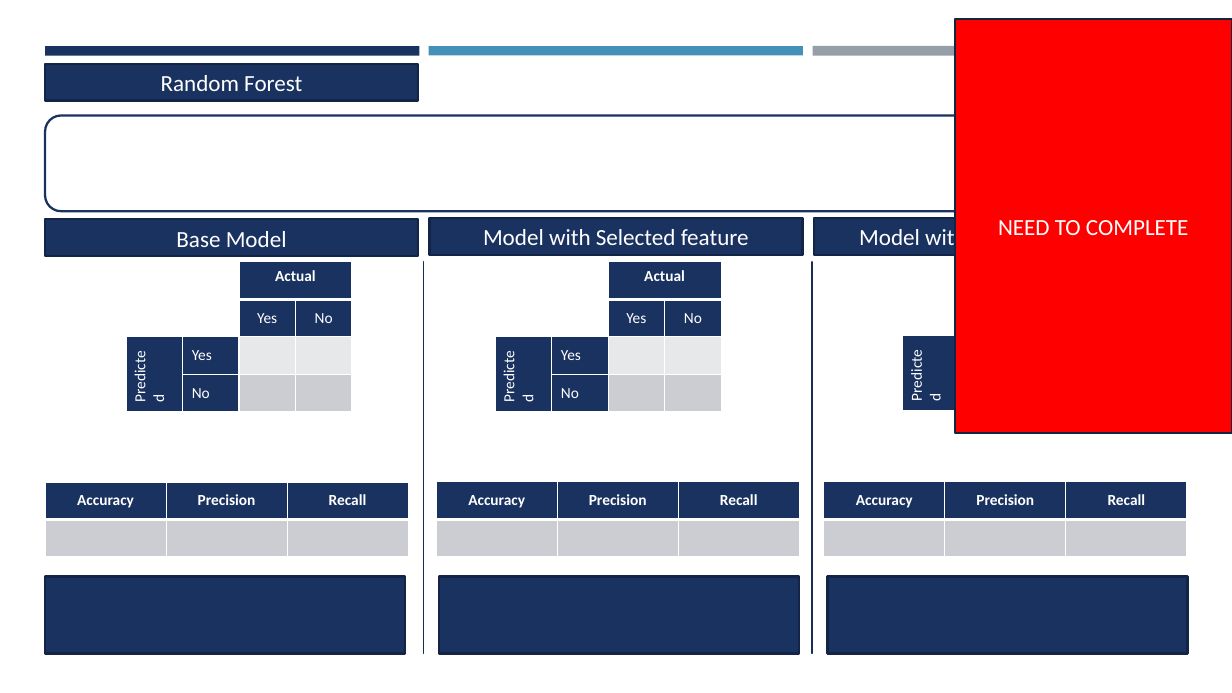
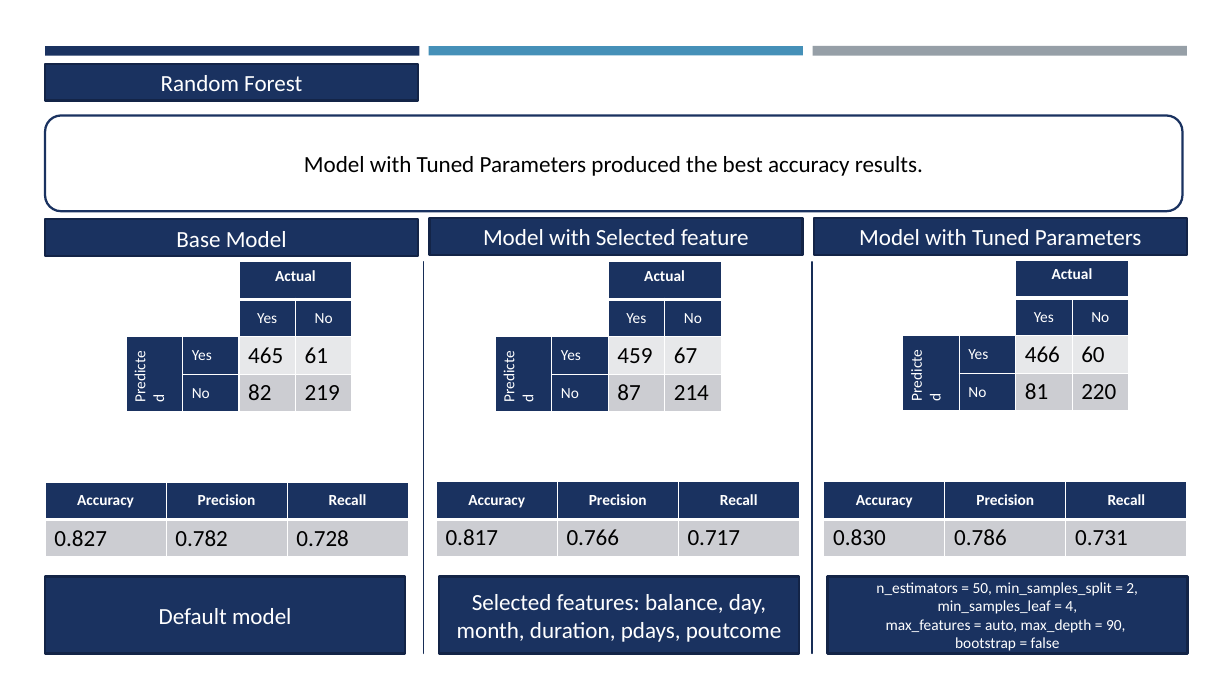
Before and after one commit to ManagementEngineer/sd4001-project, a slide deck: slide 9 of Maths-sd4001Project.pptx. Drawn at 1232x693 pixels with LibreOffice and Linux fonts; fonts in the diff are those of the drawing. Boxes give left, top, right and bottom in pixels: in the first picture for what was removed or moved away, otherwise in the second. Text is boxed around its words. In the diff, an @@ line names an element or a change of style, - is before the commit and + after.

```diff
--- a/Maths-sd4001Project.pptx
+++ b/Maths-sd4001Project.pptx
@@ rectangle removed at [955,18,1232,433] @@
-NEED TO COMPLETE
@@ text in rounded rectangle at [304,156,923,176]: text added @@
+Model with Tuned Parameters produced the best accuracy results.
@@ table at [126,262,351,410] @@
-row 3, column 3: 
+row 3, column 3: 465
-row 3, column 4: 
+row 3, column 4: 61
-row 4, column 3: 
+row 4, column 3: 82
-row 4, column 4: 
+row 4, column 4: 219
@@ table at [495,262,721,410] @@
-row 3, column 3: 
+row 3, column 3: 459
-row 3, column 4: 
+row 3, column 4: 67
-row 4, column 3: 
+row 4, column 3: 87
-row 4, column 4: 
+row 4, column 4: 214
@@ table at [903,261,1128,409] @@
-row 3, column 3: 
+row 3, column 3: 466
-row 3, column 4: 
+row 3, column 4: 60
-row 4, column 3: 
+row 4, column 3: 81
-row 4, column 4: 
+row 4, column 4: 220
@@ table at [45,482,409,557] @@
-row 2:  |  | 
+row 2: 0.827 | 0.782 | 0.728
@@ table at [436,482,799,556] @@
-row 2:  |  | 
+row 2: 0.817 | 0.766 | 0.717
@@ table at [824,482,1188,556] @@
-row 2:  |  | 
+row 2: 0.830 | 0.786 | 0.731
@@ text in rectangle at [457,594,782,642]: text added @@
+Selected features: balance, day, month, duration, pdays, poutcome
@@ text in rectangle at [876,582,1138,651]: text added @@
+n_estimators = 50, min_samples_split = 2,
+min_samples_leaf = 4,
+max_features = auto, max_depth = 90,
+bootstrap = false
@@ text in rectangle at [159,608,291,624]: text added @@
+Default model
```
Also in this commit, not shown: 1 other slide changed, 1 other file.
